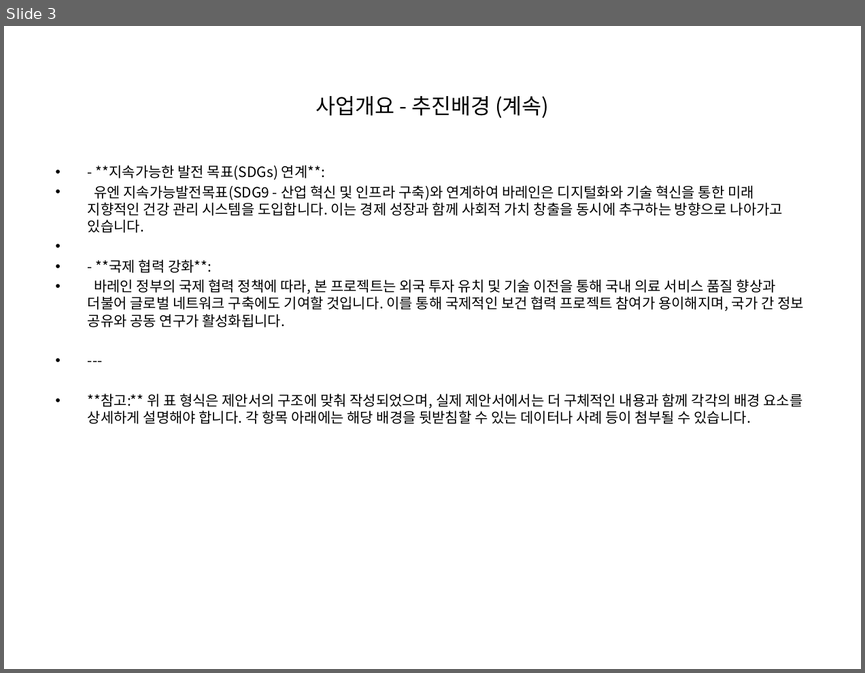
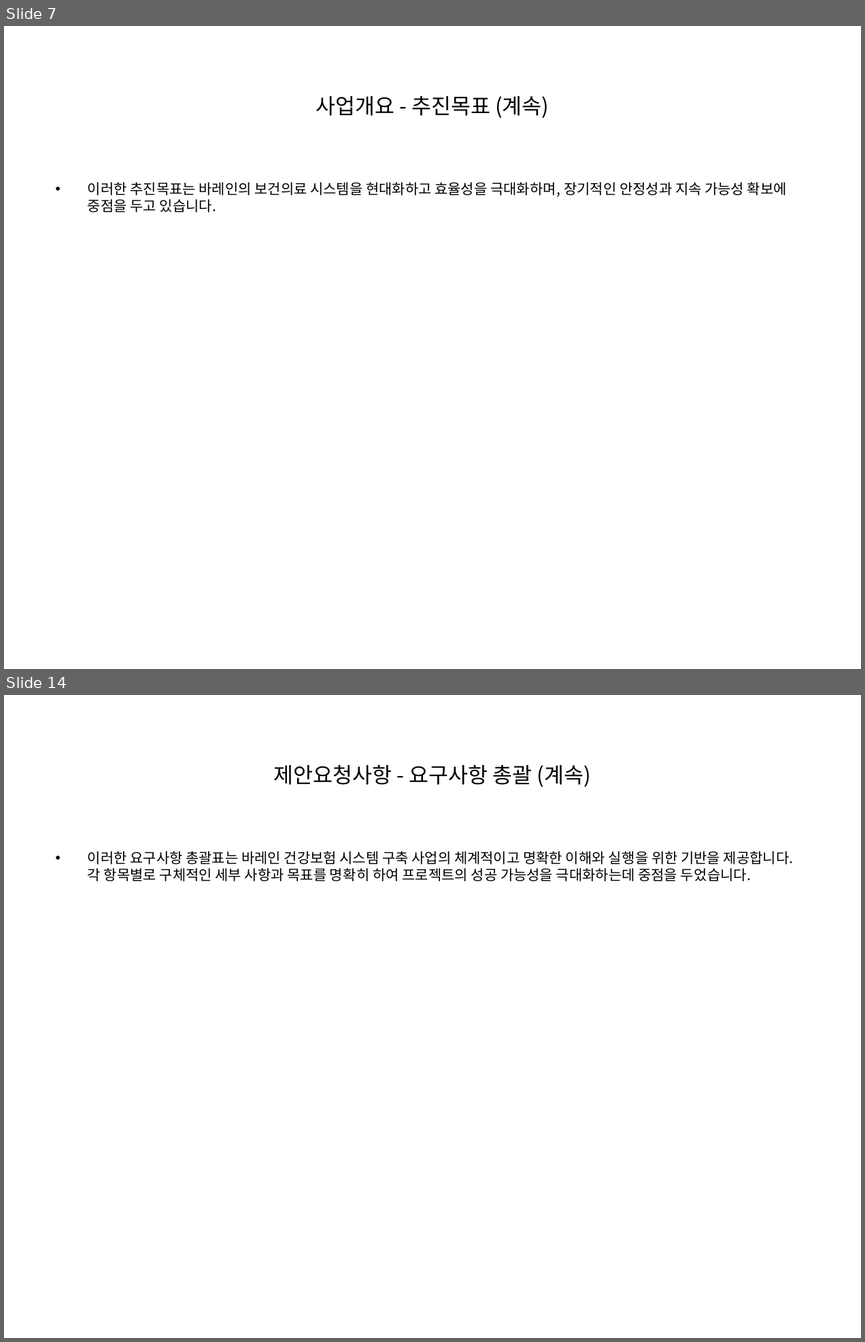
Before and after one commit to anskong/llm_mission, a slide deck: generated_ppt.pptx. Shown one above the other, each under a label of ours: slide 3 before the commit, slides 7 and 14 after it; the slides between them are not shown. The pictures are 865x673 and 865x1342 pixels, drawn with LibreOffice and Linux fonts; fonts in the diff are those of the drawing. Boxes give left, top, right and bottom in pixels: in the first picture for what was removed or moved away, otherwise in the second. Text is boxed around its words. In the diff, an @@ line names an element or a change of style, - is before the commit and + after.

```diff
--- a/generated_ppt.pptx
+++ b/generated_ppt.pptx
@@ slide 14 added at (4,695,861,1338), background #FFFFFF @@
@@ title added at (274,764,591,787), 18 pt, text #000000 @@
+제안요청사항 - 요구사항 총괄 (계속)
@@ text added at (88,851,793,881), 12 pt, text #000000 @@
+• 이러한 요구사항 총괄표는 바레인 건강보험 시스템 구축 사업의 체계적이고 명확한 이해와 실행을 위한 기반을 제공합니다. 각 항목별로 구체적인 세부 사항과 목표를 명확히 하여 프로젝트의 성공 가능성을 극대화하는데 중점을 두었습니다.
@@ what was slide 3 is now slide 7 @@
@@ slide 7 changed as well @@
@@ title at (315,96,549,118): text changed @@
-사업개요 - 추진배경 (계속)
+사업개요 - 추진목표 (계속)
@@ text at (88,182,787,212): text changed @@
-• - **지속가능한 발전 목표(SDGs) 연계**:
-• 유엔 지속가능발전목표(SDG9 - 산업 혁신 및 인프라 구축)와 연계하여 바레인은 디지털화와 기술 혁신을 통한 미래 지향적인 건강 관리 시스템을 도입합니다. 이는 경제 성장과 함께 사회적 가치 창출을 동시에 추구하는 방향으로 나아가고 있습니다.
-• - **국제 협력 강화**:
-• 바레인 정부의 국제 협력 정책에 따라, 본 프로젝트는 외국 투자 유치 및 기술 이전을 통해 국내 의료 서비스 품질 향상과 더불어 글로벌 네트워크 구축에도 기여할 것입니다. 이를 통해 국제적인 보건 협력 프로젝트 참여가 용이해지며, 국가 간 정보 공유와 공동 연구가 활성화됩니다.
-• ---
-• **참고:** 위 표 형식은 제안서의 구조에 맞춰 작성되었으며, 실제 제안서에서는 더 구체적인 내용과 함께 각각의 배경 요소를 상세하게 설명해야 합니다. 각 항목 아래에는 해당 배경을 뒷받침할 수 있는 데이터나 사례 등이 첨부될 수 있습니다.
+• 이러한 추진목표는 바레인의 보건의료 시스템을 현대화하고 효율성을 극대화하며, 장기적인 안정성과 지속 가능성 확보에 중점을 두고 있습니다.
```
Also in this commit, not shown: 2 other slides changed, 18 other slides added, 1 other file.
